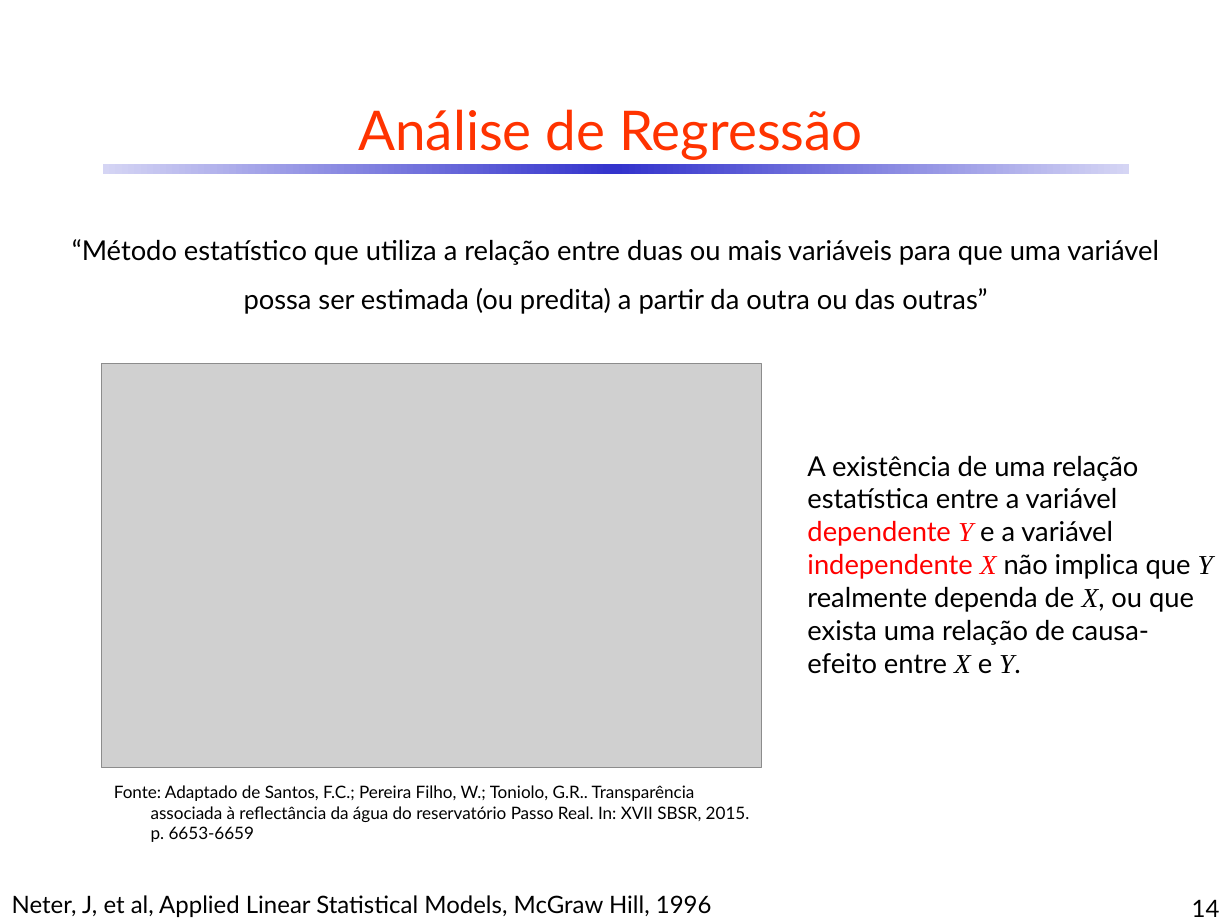
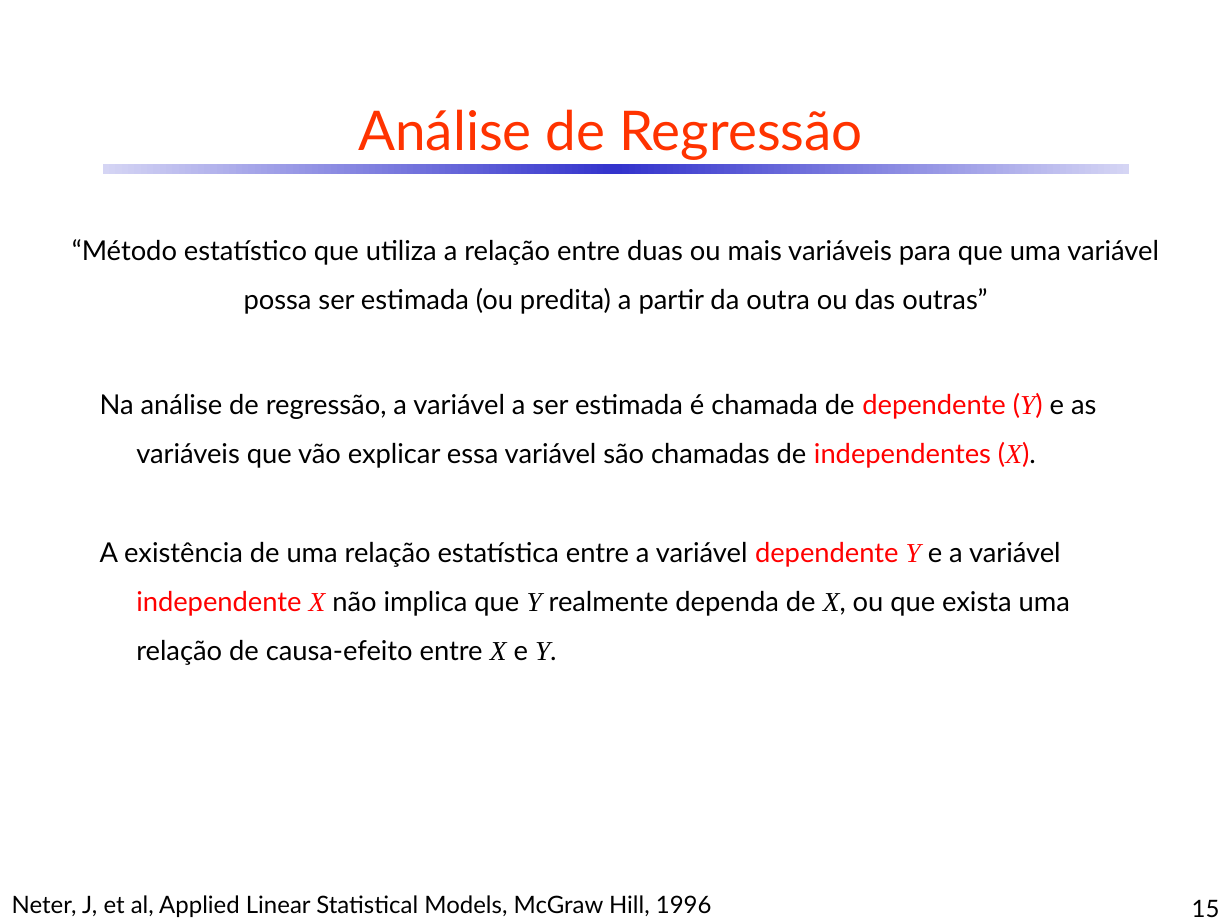
Before and after one commit to CDRenno/Estatistica, a slide deck: slide 15 of ppt/10ARegr.pptx (slide 14 before the commit). Drawn at 1232x924 pixels with LibreOffice and Linux fonts; fonts in the diff are those of the drawing; grey boxes stand for pictures. Boxes give left, top, right and bottom in pixels: in the first picture for what was removed or moved away, otherwise in the second. Text is boxed around its words. In the diff, an @@ line names an element or a change of style, - is before the commit and + after.

```diff
--- a/ppt/10ARegr.pptx
+++ b/ppt/10ARegr.pptx
@@ text "Na análise de regressão, a ...": place and size @@
-text "Na análise de regressão, a ..." at [807,456,1213,674]
+text "Na análise de regressão, a ..." at [100,393,1096,665]
@@ picture removed at [102,363,761,768] @@
@@ text at [100,393,1096,468]: paragraph added @@
+Na análise de regressão, a variável a ser estimada é chamada de dependente (Y) e as variáveis que vão explicar essa variável são chamadas de independentes (X).
@@ text at [100,542,1070,665]: indent changed; line spacing 1 to 1.5 @@
@@ text removed at [114,785,750,842] @@
-Fonte: Adaptado de Santos, F.C.; Pereira Filho, W.; Toniolo, G.R.. Transparência associada à reflectância da água do reservatório Passo Real. In: XVII SBSR, 2015. p. 6653-6659
@@ page number at [1192,899,1220,918]: text changed @@
-14
+15
```
Also in this commit, not shown: 13 other slides changed, 1 slide added, 6 other files.
